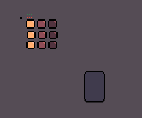
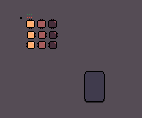
The second 142 x 118 image is a revision of the first. Changes to its layers:
painted on "UIMiniMapRoom0.png" over bbox(27, 19, 34, 29)
painted on "UIMiniMapRoom1.png" over bbox(38, 19, 45, 29)
painted on "UIMiniMapRoom2.png" over bbox(49, 19, 56, 29)
painted on "UIMiniMapRoom4.png" over bbox(39, 32, 47, 38)
painted on "UIMiniMapRoom5.png" over bbox(50, 32, 58, 38)
painted on "UIMiniMapRoom7.png" over bbox(37, 42, 45, 48)
painted on "UIMiniMapRoom8.png" over bbox(48, 42, 56, 48)
